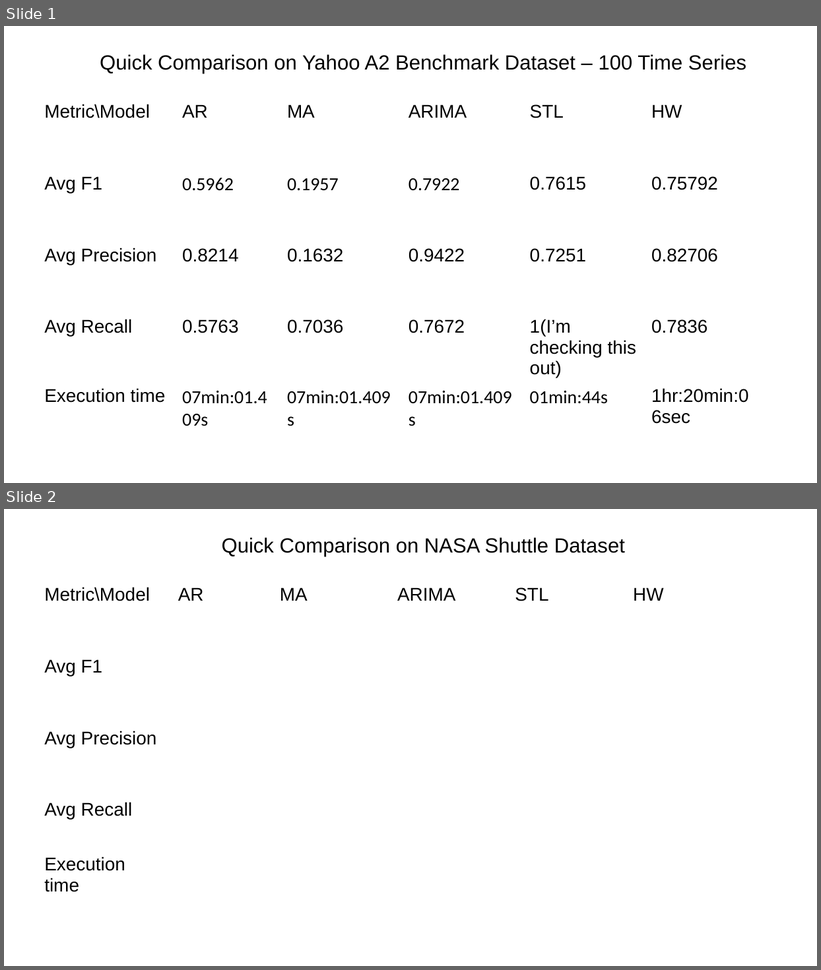
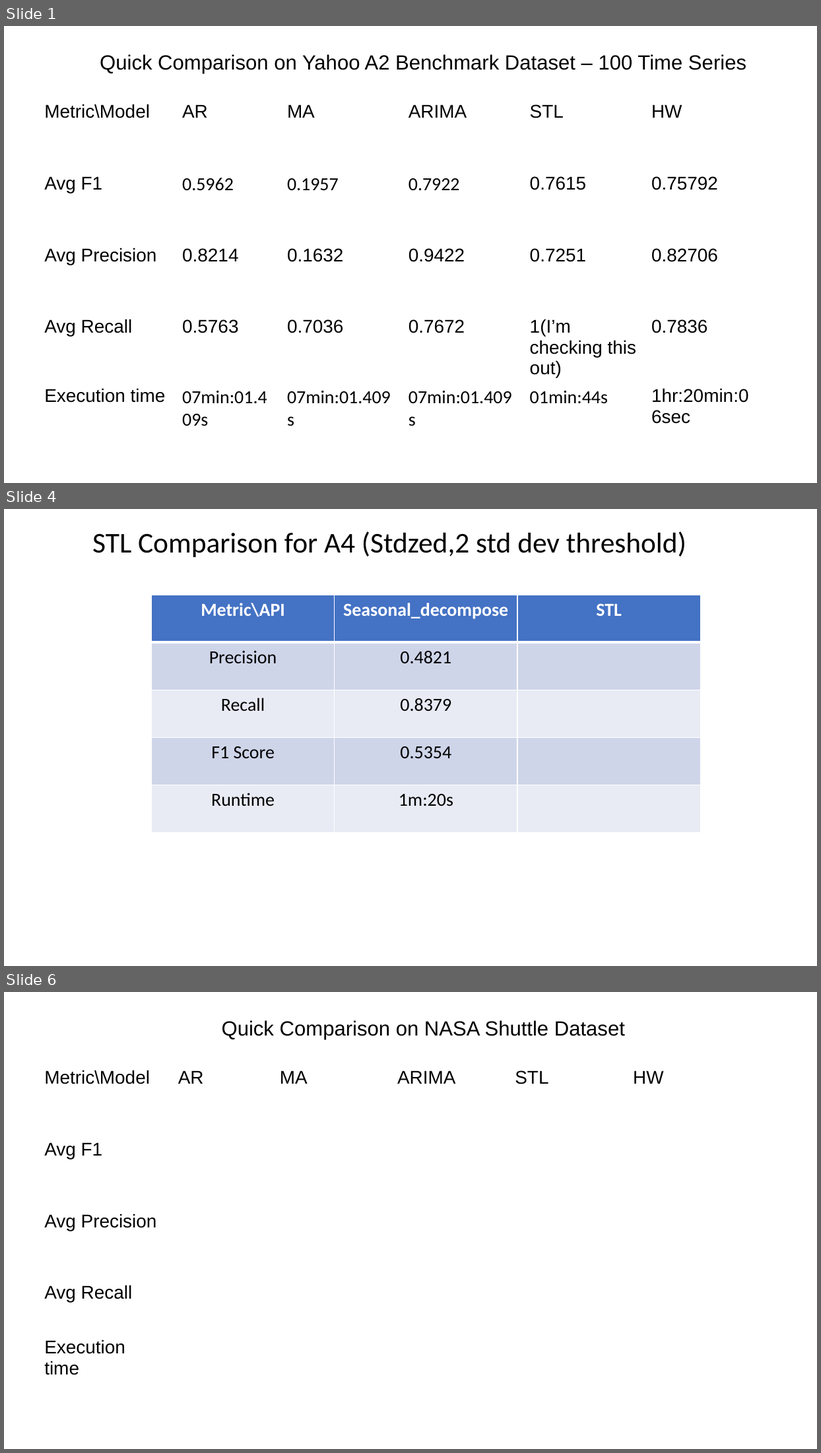
Before and after one commit to mehrotrasan16/time-series-anomaly-detection-methods, a slide deck: papers/ComparisonSlide11Oct.pptx. Shown one above the other, each under a label of ours: slides 1 and 2 before the commit, slides 1, 4 and 6 after it; the slides between them are not shown. The pictures are 821x970 and 821x1453 pixels, drawn with LibreOffice and Linux fonts; fonts in the diff are those of the drawing. Boxes give left, top, right and bottom in pixels: in the first picture for what was removed or moved away, otherwise in the second. Text is boxed around its words. In the diff, an @@ line names an element or a change of style, - is before the commit and + after.

Commit message:
updated comparison slides with STL comparison values

```diff
--- a/papers/ComparisonSlide11Oct.pptx
+++ b/papers/ComparisonSlide11Oct.pptx
@@ slide 4 added at [4, 509, 817, 966], background #FFFFFF @@
@@ text added at [92, 531, 686, 557], 28 pt, text #000000 @@
+STL Comparison for A4 (Stdzed,2 std dev threshold)
@@ table added at [152, 595, 700, 833], 5 rows, 3 columns @@
+Metric\API | Seasonal_decompose | STL
+Precision | 0.4821 | 
+Recall | 0.8379 | 
+F1 Score | 0.5354 | 
+Runtime | 1m:20s | 
@@ what was slide 2 is now slide 6 @@
```
Also in this commit, not shown: 3 other slides added, 1 other file.
